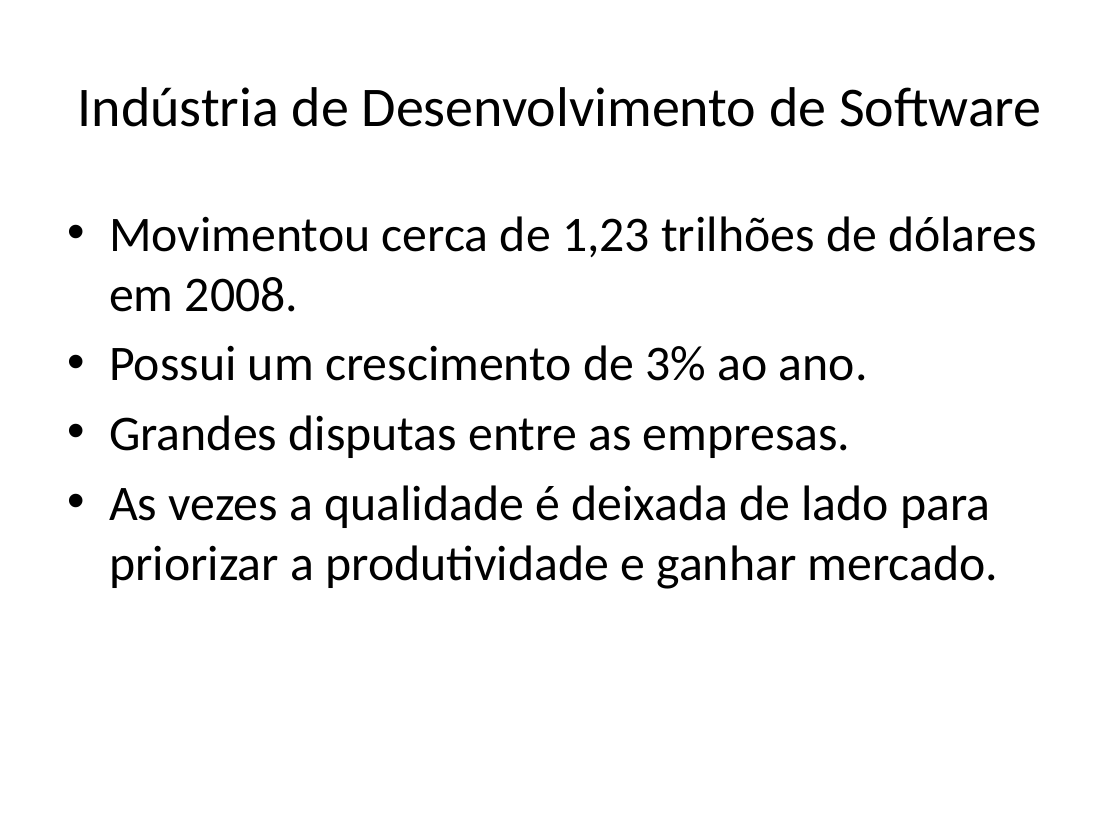
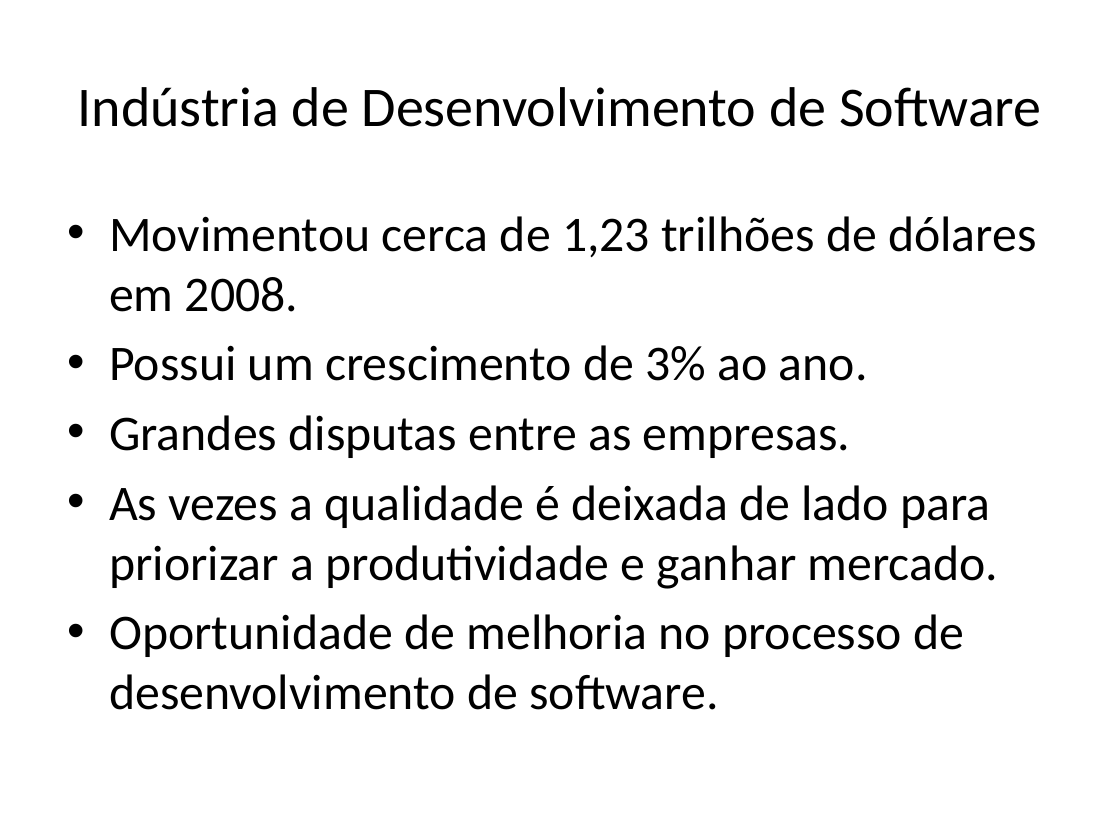
Before and after one commit to jpjcjbr/tccjp, a slide deck: slide 2 of apresentacao tcc.pptx. Drawn at 1120x840 pixels with LibreOffice and Linux fonts; fonts in the diff are those of the drawing. Boxes give left, top, right and bottom in pixels: in the first picture for what was removed or moved away, otherwise in the second. Text is boxed around its words. In the diff, an @@ line names an element or a change of style, - is before the commit and + after.

```diff
--- a/apresentacao tcc.pptx
+++ b/apresentacao tcc.pptx
@@ text at [109,614,964,710]: paragraph added @@
+• Oportunidade de melhoria no processo de desenvolvimento de software.
```
Also in this commit, not shown: 11 other slides changed, 3 slides added, 1 other file.
